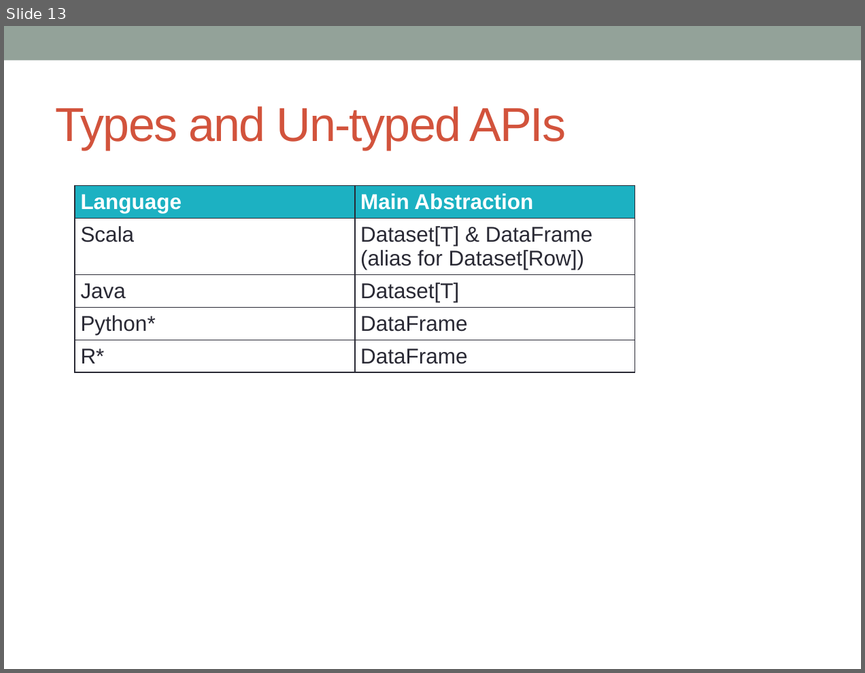
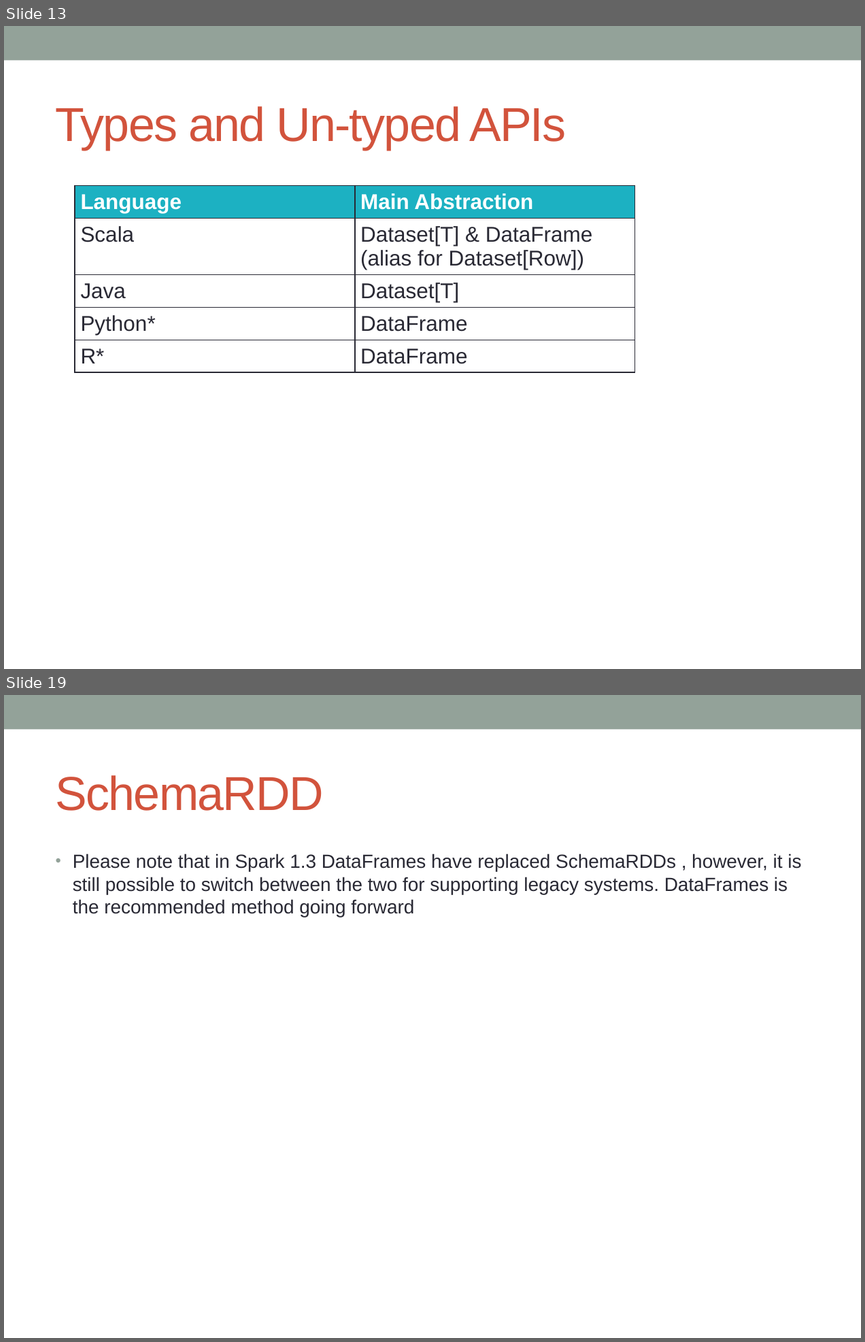
Before and after one commit to notionquest/ProjectDocumentation, a slide deck: Spark.pptx. Shown one above the other, each under a label of ours: slide 13 before the commit, slides 13 and 19 after it; the slides between them are not shown. The pictures are 865x673 and 865x1342 pixels, drawn with LibreOffice and Linux fonts; fonts in the diff are those of the drawing. Boxes give left, top, right and bottom in pixels: in the first picture for what was removed or moved away, otherwise in the second. Text is boxed around its words. In the diff, an @@ line names an element or a change of style, - is before the commit and + after.

```diff
--- a/Spark.pptx
+++ b/Spark.pptx
@@ slide 19 added at <box>4,695,861,1338</box>, background #FFFFFF; not listed: 1 template element that a slide beside it also shows @@
@@ title added at <box>56,775,324,811</box>, 40 pt, text #D2533C @@
+SchemaRDD
@@ text added at <box>73,853,801,917</box>, 16 pt, text #292934 @@
+• Please note that in Spark 1.3 DataFrames have replaced SchemaRDDs , however, it is still possible to switch between the two for supporting legacy systems. DataFrames is the recommended method going forward
```
Also in this commit, not shown: 1 slide changed, 17 other slides added.
